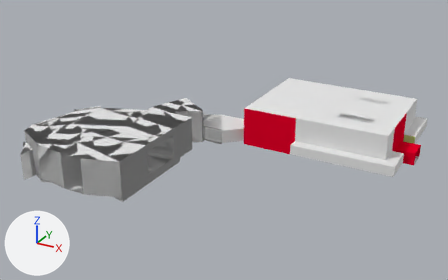
One commit to the Blender file e1m1_blender.blend: the scene before it, then after it.
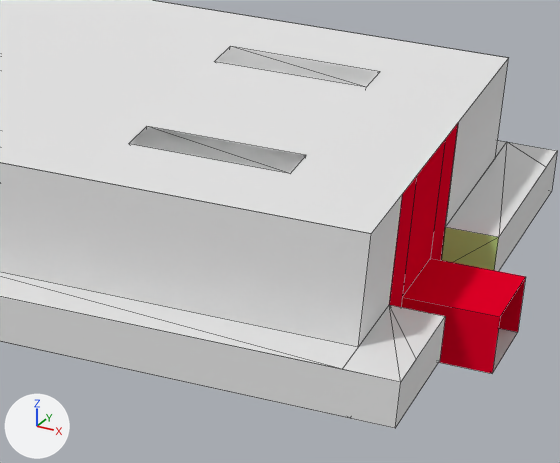
Each version appears first whole from a camera (50 mm lens) standing at (61.3, -117.1, 58.0) and looking at (-1.4, -3.2, 1.0), and next in a close-up on the part from 69% to 96% of the width and 31% to 66% of the height. Every picture has the same lights, and +X, +Y and +Z are marked at lower left. The close-ups show mesh edges as thin lines.

The older version as bpy lines, for what is in view:
```python
me_basegeometry_003 = bpy.data.meshes.new('BaseGeometry.003')
me_basegeometry_003.from_pydata(...)  # 12 vertices, 12 faces, 4 loose edges; spans x 21.12..29.44, y 19.76..22.96, z 2.28..7.4
me_basegeometry_004 = bpy.data.meshes.new('BaseGeometry.004')
me_basegeometry_004.from_pydata(...)  # 12 vertices, 12 faces, 4 loose edges; spans x 21.12..29.44, y 6.96..10.16, z 2.28..7.4
me_basegeometry_007 = bpy.data.meshes.new('BaseGeometry.007')
me_basegeometry_007.from_pydata(...)  # 30 vertices, 16 faces, 8 loose edges; spans x 1.0..38.7, y 2.2..27.8, z -1.6
me_basegeometry_011 = bpy.data.meshes.new('BaseGeometry.011')
me_basegeometry_011.from_pydata(...)  # 28 vertices, 11 faces; spans x 1.0..34.2, y 2.2..27.8, z -1.6..7.4
me_basegeometry_011.materials.append(mat_material_002)  # white #e7e7e7
ob_comp_frame = bpy.data.objects.new('comp frame', me_basegeometry_011)
ob_comp_frame.location = (0.0, 0.0, 0.0)
ob_floor = bpy.data.objects.new('floor', me_basegeometry_007)
ob_floor.location = (0.0, 0.0, 0.0)
ob_left_baner = bpy.data.objects.new('left baner', me_basegeometry_004)
ob_left_baner.location = (0.0, 0.0, 0.0)
ob_right_baner = bpy.data.objects.new('right baner', me_basegeometry_003)
ob_right_baner.location = (0.0, 0.0, 0.0)
# also in view: 'comp' at (17.6, 15.0, 0.8); 'comp roof' at (17.6, 15.0, 2.0); 'roof' at (17.6, 15.0, 7.4); 'wall' at (36.5, 12.4, 2.9); 'comp lamps' at (17.6, 8.6, 0.8)
```
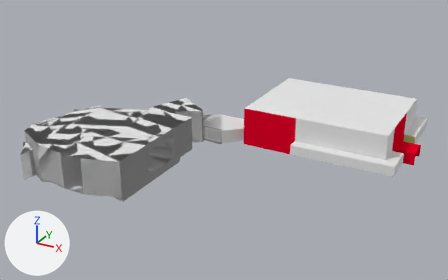
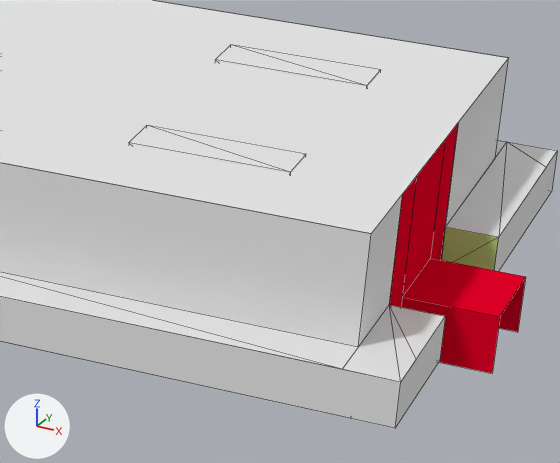
Commit message: finall doom level

Pixel boxes [x1, y1, x2, y2] of what changed, in the close-ups (560 x 463 px):
'left baner', moved
    before: [129, 127, 305, 173]
    after: [129, 125, 306, 173]
'right baner', reshaped, moved
    before: [214, 47, 380, 87]
    after: [215, 45, 381, 87]
'floor', reshaped (not visible afterwards)
    before: [493, 328, 518, 372]
part 1 of me_basegeometry_003, added
    after: [215, 45, 381, 87]
part 2 of me_basegeometry_003, deleted
    before: [214, 47, 380, 87]
part 3 of me_basegeometry_007, deleted
    before: [493, 328, 518, 372]

What the commit changed:
Material 'Material' (mat_material) is new.
Its base color is (0.8, 0.8, 0.8) (white #e7e7e7).
Material 'Material.004' (mat_material_004) is new.
Its base color is (0.8, 0.8, 0.8) (white #e7e7e7).
me_basegeometry_007 is used by ob_floor; location (0.0, 0.0, 0.0).
me_basegeometry_007 had 30 vertices, 16 faces, 8 loose edges and spanned x 1.0..38.7, y 2.2..27.8, z -1.6.
me_basegeometry_007 now has 6 vertices, 1 face, 1 loose edge and spans x 1.0..38.7, y 2.2..27.8, z -1.6.
me_basegeometry_007 part 3: 10 vertices removed from x 29.4..34.2, y 7.0..23.0, z -1.6.
me_basegeometry_007 part 4: the surface is now shaded smooth.
me_basegeometry_007 now uses material mat_material (white #e7e7e7).
me_basegeometry_003 has 12 vertices, 12 faces, 4 loose edges and spans x 21.12..29.44, y 19.76..22.96, z 2.28..7.4.
me_basegeometry_003 is used by ob_right_baner; location (0.0, 0.0, 0.0).
me_basegeometry_003 part 1: a new loose piece, a box spanning x 21.44..29.12, y 7.28..9.84, z 2.28..7.4, in mat_material_004 (white #e7e7e7).
me_basegeometry_003 part 2: the loose piece of 8 vertices spanning x 21.44..29.12, y 20.08..22.64, z 2.28..7.4 is deleted.
me_basegeometry_003 now uses material mat_material_004 (white #e7e7e7).
Object 'left baner' (ob_left_baner) moves from (0.0, 0.0, 0.0) to (0.0, 0.0, 0.06).
Object 'right baner' (ob_right_baner) moves from (0.0, 0.0, 0.0) to (0.0, 12.9, 0.06).
